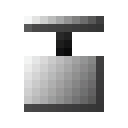
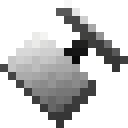
Layer changes from the first 128px x 128px image to the second:
renamed "piston" to "piston_overlay", moved it above "piston", painted on it over [0, 8, 120, 128]
renamed "Copie de piston" to "piston", showed it over [0, 0, 128, 128]
